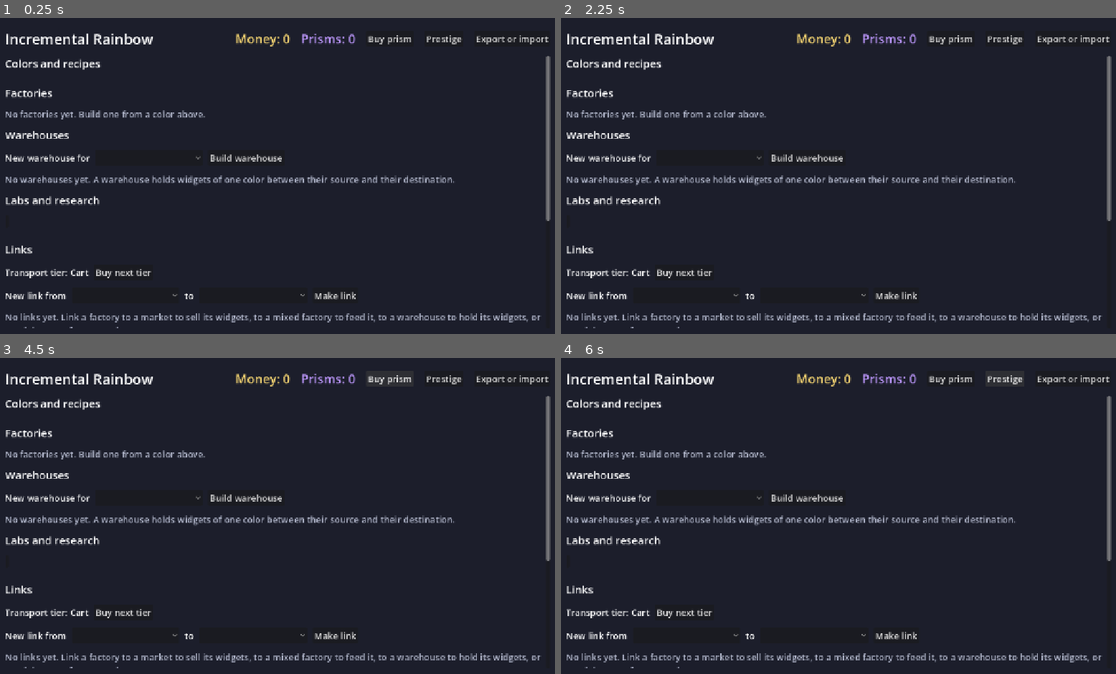
Above: before the commit, frames 1-4 (two rows, left to right).
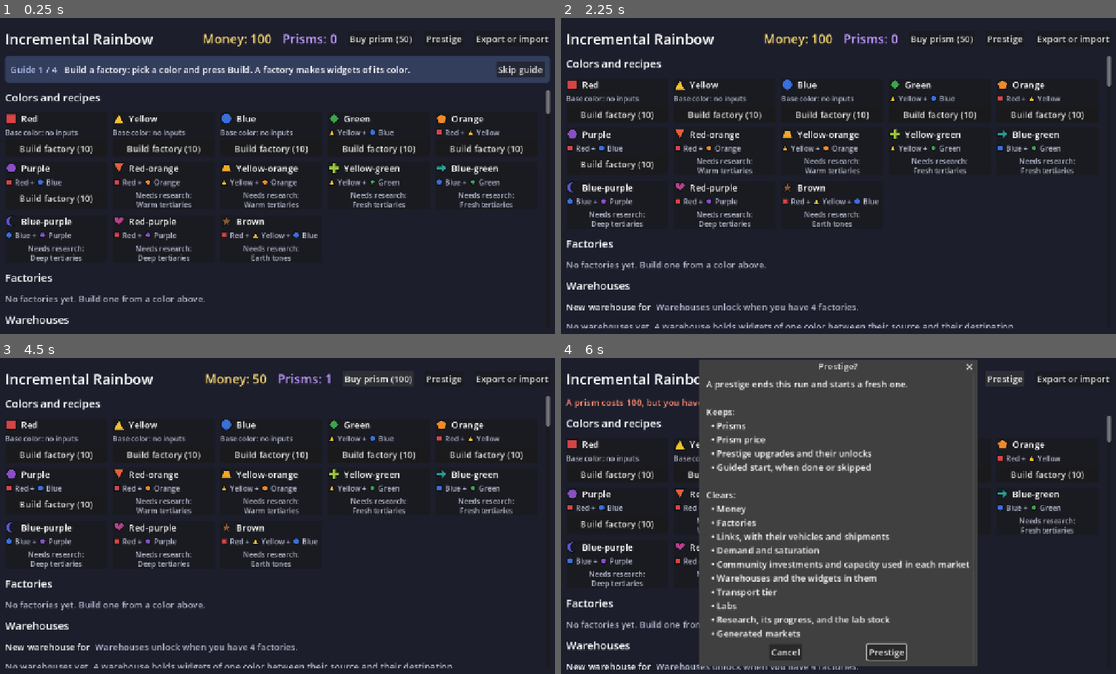
Above: after the commit, the same moments.

Repository: ElysiaAlarien/incrementalrainbow
Game: Godot game, scene res://src/ui/main.tscn
Same seed, same stepped clock (60 frames per second), same inputs: the game is played once before the commit and once after it.
Inputs (mouse positions are in pixels of both pictures, inside the frame that each line leads up to):
- Up to frame 1 (0.25 s): no input
- Up to frame 2 (2.25 s): click (710, 157) at 0.52 s; click (710, 157) at 1.27 s; click (1082, 68) at 2 s, where only the run after the commit has a clickable "Skip guide"
- Up to frame 3 (4.5 s): click (122, 610) at 2.75 s, where only the run before the commit has a clickable "Buy next tier"; click (122, 610) at 3.5 s, where only the run before the commit has a clickable "Buy next tier"; click "Buy prism" (after the commit: "Buy prism (50)") at 4.25 s
- Up to frame 4 (6 s): click "Buy prism" (after the commit: "Buy prism (100)") at 5 s; click "Prestige" at 5.75 s

The runs differ from the first frame. In frame 1, 19% of the frame differs, in the area x 0-100%, y 4-99%; in frame 2, 12%; in frame 3, 12%; in frame 4, 54%, in the area x 0-100%, y 0-99%.
Error before the commit: Parse Error: There is already a parameter named "view" declared in this scope. (res://src/ui/main.gd:519)

Commit message:
Keep the prestige upgrade refresh in _refresh after the rebase
Co-Authored-By: Claude Opus 5.5 <noreply@anthropic.com>

Diff:
--- a/src/ui/main.gd
+++ b/src/ui/main.gd
@@ -509,15 +509,15 @@
 			_market_list.add_child(market_row)
 		market_row.show_state(view, _needed_tier_plural(view), forecast)
 
+	for view in _sim.prestige_upgrades():
+		_prestige_upgrade_rows[view.id].show_state(view)
+
 
 ## The plural name of the transport tier that [param view] needs, such as
 ## "Trucks", or "" when no tier reaches it.
 func _needed_tier_plural(view: MarketView) -> String:
 	var tier := _content.transport_tier(view.needed_tier)
 	return "" if tier == null else tier.plural_name
-
-	for view in _sim.prestige_upgrades():
-		_prestige_upgrade_rows[view.id].show_state(view)
 
 
 func _refresh_research() -> void:
